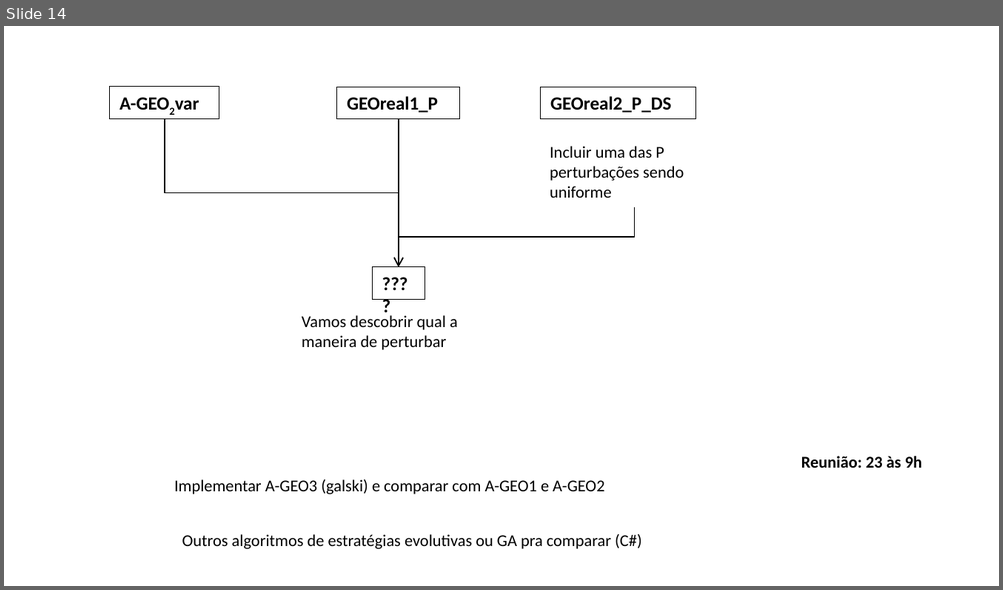
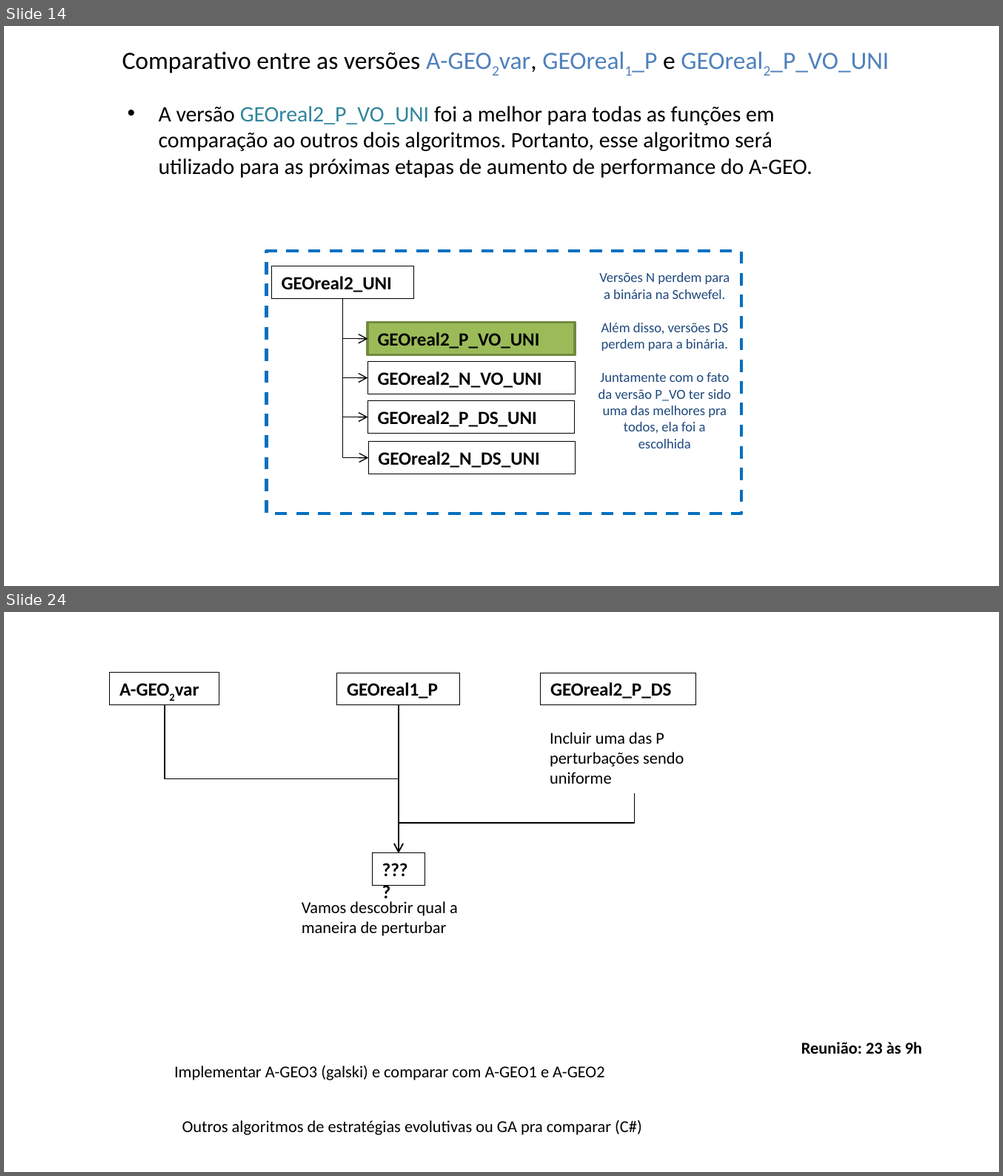
Before and after one commit to leobeckerdaluz/GEO_OptimizationAlgorithms, a slide deck: Apresentacoes/comparação de resultados - v3.pptx. Shown one above the other, each under a label of ours: slide 14 before the commit, slides 14 and 24 after it; the slides between them are not shown. The pictures are 1003x590 and 1003x1176 pixels, drawn with LibreOffice and Linux fonts; fonts in the diff are those of the drawing. Boxes give left, top, right and bottom in pixels: in the first picture for what was removed or moved away, otherwise in the second. Text is boxed around its words. In the diff, an @@ line names an element or a change of style, - is before the commit and + after.

```diff
--- a/Apresentacoes/comparação de resultados - v3.pptx
+++ b/Apresentacoes/comparação de resultados - v3.pptx
@@ slide 14 added at (4,26,999,586), background #FFFFFF @@
@@ text added at (122,51,888,73), 18 pt, text #4F81BD @@
+Comparativo entre as versões A-GEO2var, GEOreal1_P e GEOreal2_P_VO_UNI
@@ text added at (159,106,812,178), 16 pt, text #000000 @@
+• A versão GEOreal2_P_VO_UNI foi a melhor para todas as funções em comparação ao outros dois algoritmos. Portanto, esse algoritmo será utilizado para as próximas etapas de aumento de performance do A-GEO.
@@ group added at (267,251,741,514): 6 rectangles, 4 elbow arrows, 1 text @@
+GEOreal2_UNI
+GEOreal2_P_VO_UNI
+GEOreal2_N_VO_UNI
+GEOreal2_P_DS_UNI
+GEOreal2_N_DS_UNI
+Versões N perdem para a binária na Schwefel.
+Além disso, versões DS perdem para a binária.
+Juntamente com o fato da versão P_VO ter sido uma das melhores pra todos, ela foi a escolhida
@@ what was slide 14 is now slide 24 @@
```
Also in this commit, not shown: 3 slides changed, 10 other slides added, 2 slides removed, 17 other files.
